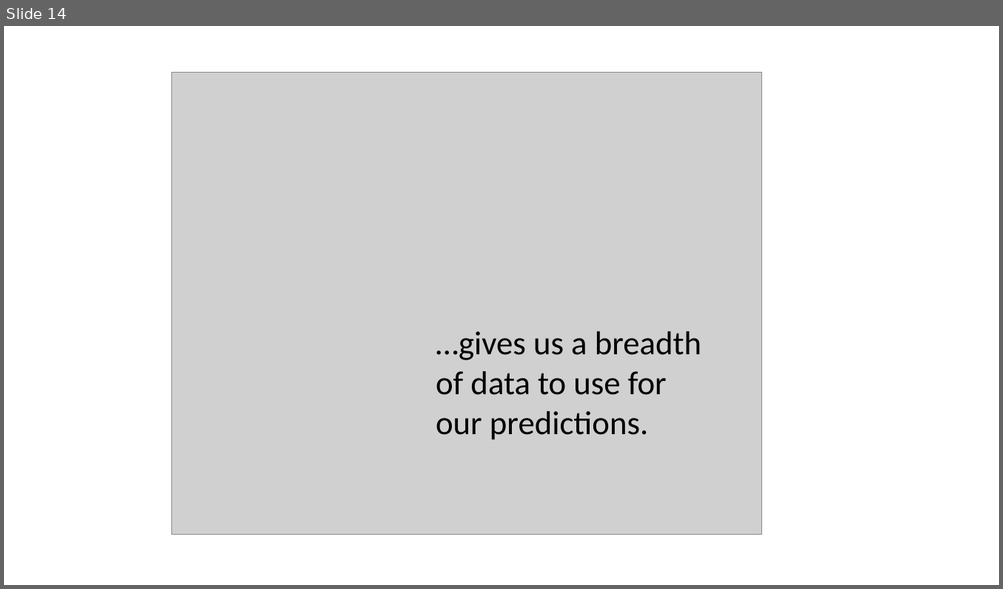
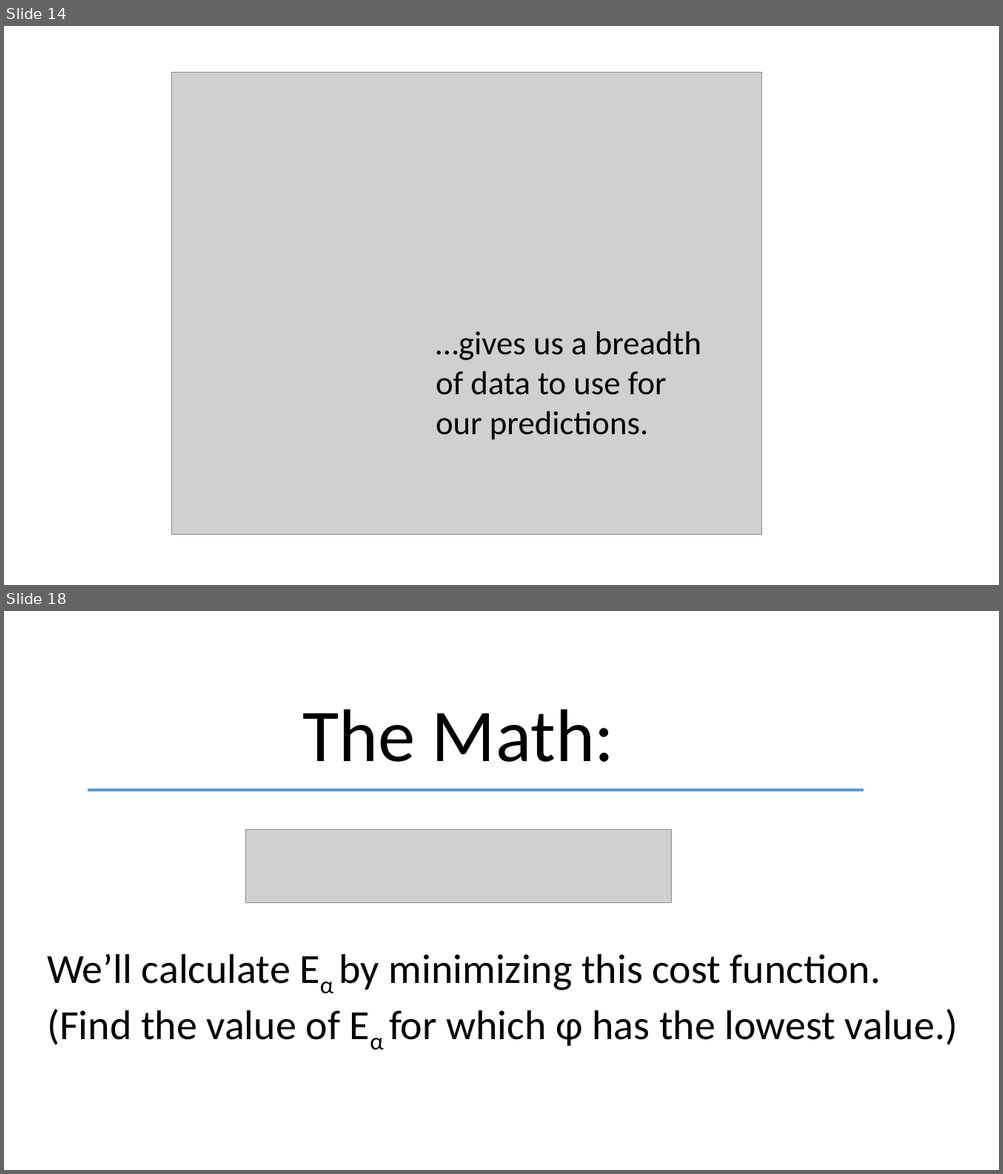
Before and after one commit to craiglawrie/TimeAtTemperature, a slide deck: images/Time-At-Temperature-Presentation.pptx. Shown one above the other, each under a label of ours: slide 14 before the commit, slides 14 and 18 after it; the slides between them are not shown. The pictures are 1003x589 and 1003x1174 pixels, drawn with LibreOffice and Linux fonts; fonts in the diff are those of the drawing; grey boxes stand for pictures. Boxes give left, top, right and bottom in pixels: in the first picture for what was removed or moved away, otherwise in the second. Text is boxed around its words. In the diff, an @@ line names an element or a change of style, - is before the commit and + after.

```diff
--- a/images/Time-At-Temperature-Presentation.pptx
+++ b/images/Time-At-Temperature-Presentation.pptx
@@ slide 18 added at (4, 611, 999, 1170), background #FFFFFF @@
@@ text added at (302, 709, 614, 762), 72 pt, text #000000 @@
+The Math:
@@ line added from (88, 790) to (864, 790), #5B9BD5 3 pt @@
@@ picture added at (246, 830, 671, 903) @@
@@ text added at (47, 954, 957, 1046), 40 pt, text #000000 @@
+We’ll calculate Eα by minimizing this cost function. (Find the value of Eα for which φ has the lowest value.)
```
Also in this commit, not shown: 1 slide changed, 7 other slides added, 4 other files.
